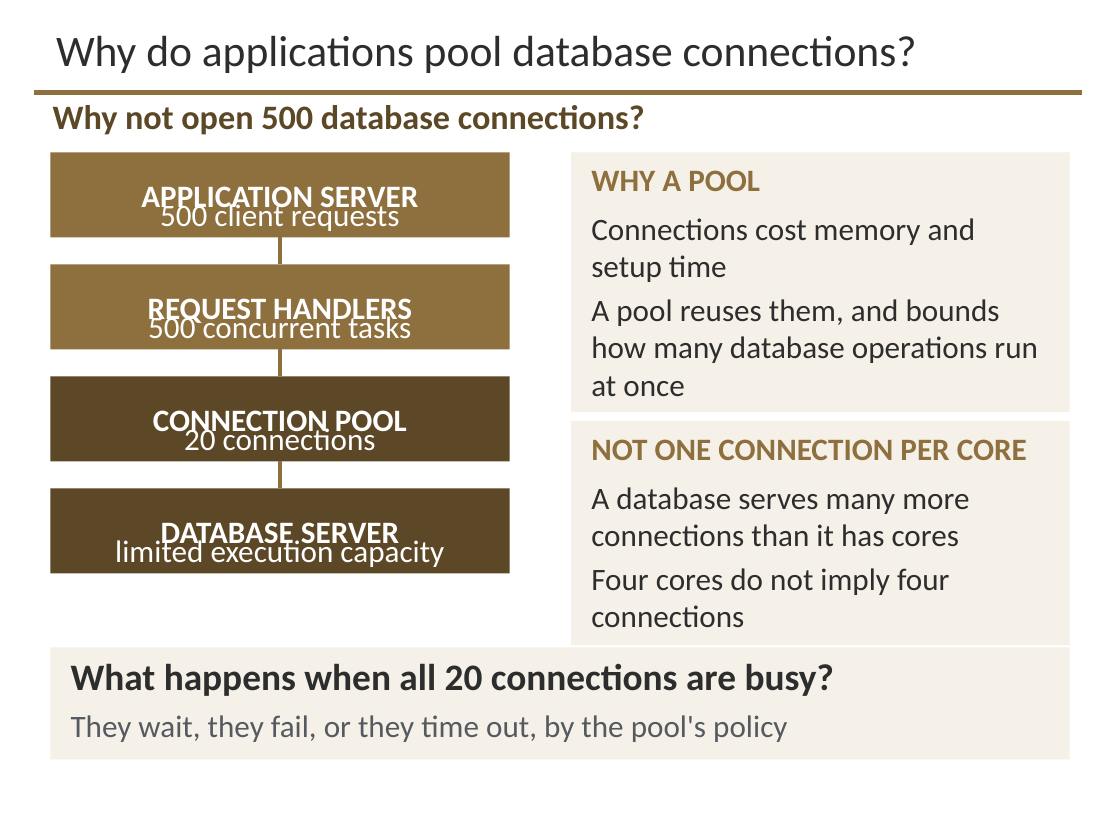
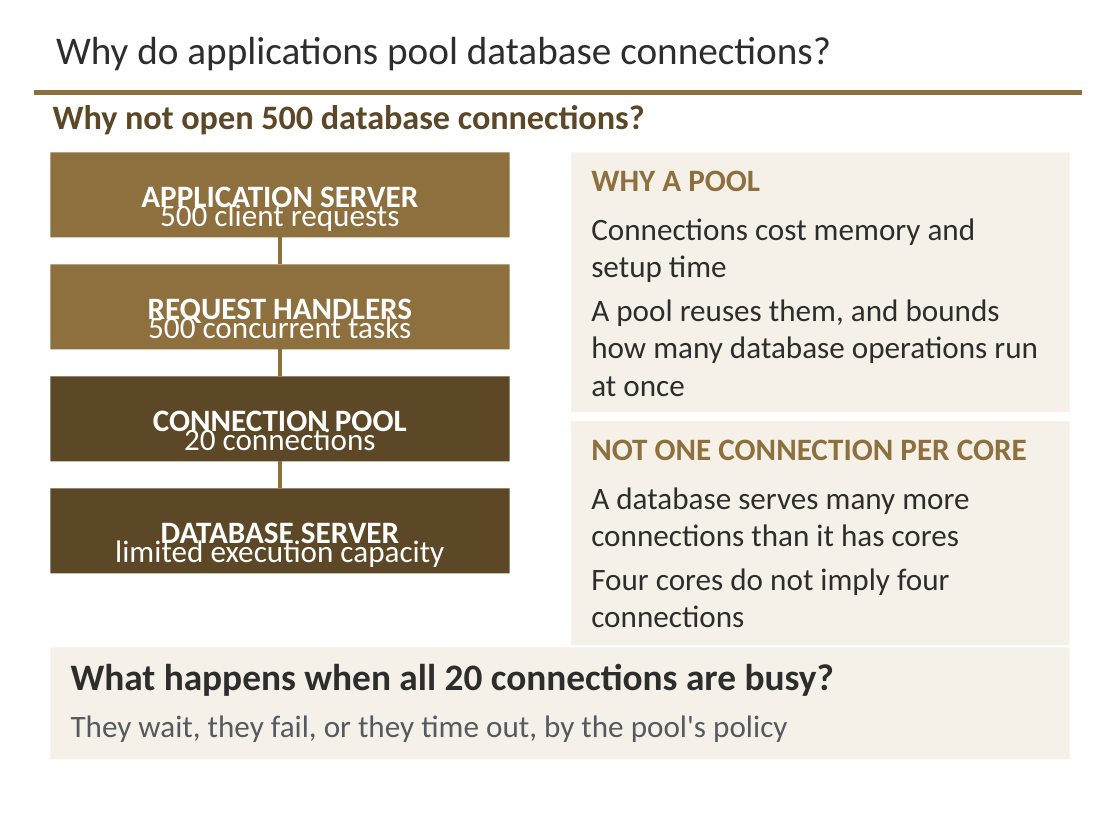
Before and after one commit to davisjam/model-based-agentic-software-engineering, a slide deck: slide 20 of course/lectures/act-3-software-in-the-world/02-data-management/3-2-Data-Management.pptx. Drawn at 1120x840 pixels with LibreOffice and Linux fonts; fonts in the diff are those of the drawing; background and template pictures are left out. Boxes give left, top, right and bottom in pixels: in the first picture for what was removed or moved away, otherwise in the second. Text is boxed around its words. In the diff, an @@ line names an element or a change of style, - is before the commit and + after.

```diff
--- a/course/lectures/act-3-software-in-the-world/02-data-management/3-2-Data-Management.pptx
+++ b/course/lectures/act-3-software-in-the-world/02-data-management/3-2-Data-Management.pptx
@@ title "Why do applications pool database ..." at (x1=56, y1=36, x2=831, y2=71): size 28 to 25.2 pt @@
```
Also in this commit, not shown: 3 other slides changed.
